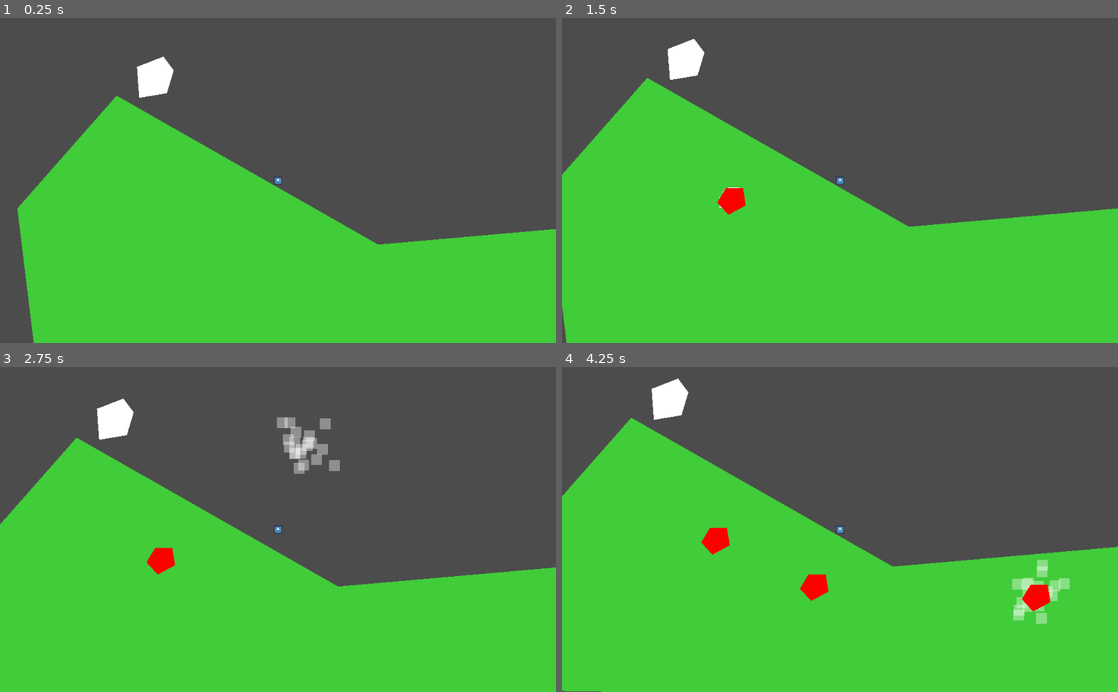
Above: before the commit, frames 1-4 (two rows, left to right).
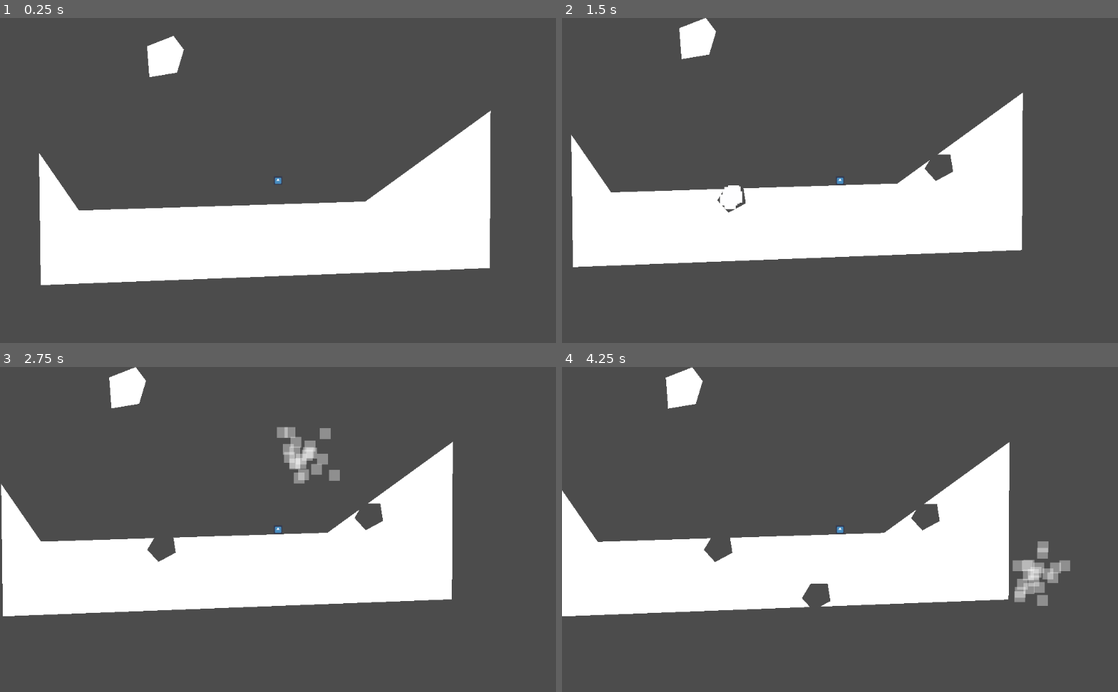
Above: after the commit, the same moments.

Repository: pstupka/WGJ-193
Game: Godot game, scene res://source/levels/TestLevel.tscn
The game is run twice, just before and just after one commit, with the same random seed, the same clock (stepped at 60 frames per second) and the same inputs. The engine's default icon, where the game draws it, is replaced by a stand-in: a white triangle on a blue panel in a dark square.
Inputs (mouse positions are in pixels of both pictures, inside the frame that each line leads up to):
- Up to frame 1 (0.25 s): no input
- Up to frame 2 (1.5 s): move the mouse to (962, 164) at 0.52 s; hold D (move_right) 0.53-1.28 s; click (962, 164) at 0.67 s; move the mouse to (728, 196) at 1.27 s; hold A (move_left) from 1.28 s (still down); click (728, 196) at 1.42 s
- Up to frame 3 (2.75 s): move the mouse to (333, 458) at 2.02 s; release A (move_left) at 2.03 s; hold D (move_right) from 2.03 s (still down); click (333, 458) at 2.17 s
- Up to frame 4 (4.25 s): move the mouse to (812, 594) at 2.77 s; click (812, 594) at 2.92 s; move the mouse to (1006, 578) at 3.52 s; release D (move_right) at 3.53 s; hold A (move_left) from 3.53 s (still down); click (1006, 578) at 3.67 s

The runs differ from the first frame. In frame 1, 53% of the frame differs, in the area x 3-100%, y 5-100%; in frame 2, 60%; in frame 3, 59%; in frame 4, 61%, in the area x 0-100%, y 0-100%.

Commit message:
Partial implementation of clippable tiles

Diff:
--- a/project.godot
+++ b/project.godot
@@ -8,9 +8,14 @@
 
 config_version=4
 
-_global_script_classes=[  ]
+_global_script_classes=[ {
+"base": "StaticBody2D",
+"class": "ClipableStaticBody",
+"language": "GDScript",
+"path": "res://source/environment/ClipableStaticBody.gd"
+} ]
 _global_script_class_icons={
-
+"ClipableStaticBody": ""
 }
 
 [application]
--- /dev/null
+++ b/source/environment/ClipableStaticBody.gd
@@ -0,0 +1,35 @@
+extends StaticBody2D
+class_name ClipableStaticBody
+
+var polygon : Polygon2D setget set_polygon
+var collision_polygon : CollisionPolygon2D
+
+
+func _init(_polygon : Polygon2D):
+	self.polygon = _polygon
+	add_to_group("Clipable")
+
+func _ready():
+	add_child(polygon)
+	add_child(collision_polygon)
+
+
+func set_polygon(new_polygon : Polygon2D):
+	if new_polygon == null:
+		return
+	polygon = new_polygon
+	if collision_polygon == null:
+		collision_polygon = CollisionPolygon2D.new()
+	collision_polygon.set_polygon(polygon.polygon)
+
+
+func clip_static_body(polygon_to_clip : PoolVector2Array) -> Array:
+	var clipped_array = Geometry.clip_polygons_2d(polygon.polygon, polygon_to_clip)
+	if clipped_array.size() > 1:
+#		clipped_array.remove(1)
+		print(clipped_array.size())
+	#TODO THIS
+
+	polygon.set_polygon(clipped_array[0])
+	collision_polygon.set_polygon(clipped_array[0])
+	return clipped_array
--- a/source/environment/TestGround.gd
+++ b/source/environment/TestGround.gd
@@ -1,5 +1,4 @@
 extends StaticBody2D
-
 
 onready var _polygon = $Polygon
 onready var _collision_polygon = $CollisionPolygon
--- a/source/levels/TestLevel.gd
+++ b/source/levels/TestLevel.gd
@@ -2,14 +2,15 @@
 
 
 var explosion : PackedScene = preload("res://source/environment/Explosion.tscn")
-onready var test_ground = $TestGround
-var test_area : StaticBody2D
 
-
+#onready var test_ground = $TestGround
 
 # Called when the node enters the scene tree for the first time.
 func _ready():
-	pass
+	var init_poly = Polygon2D.new()
+	init_poly.set_polygon($initPolygon.polygon)
+	var clipable_body = ClipableStaticBody.new(init_poly)
+	add_child(clipable_body)
 
 
 func _input(event):
@@ -22,4 +23,9 @@
 			for node in explosion_instance.explosion_polygon.polygon:
 				node_array.append(node + get_global_mouse_position())
 			for clippable in get_tree().get_nodes_in_group("Clipable"):
-				clippable.clip_static_body(node_array)
+				var leftovers : Array = clippable.clip_static_body(node_array)
+				for area in leftovers:
+					var polygon = Polygon2D.new()
+					polygon.set_polygon(area)
+					var body = ClipableStaticBody.new(polygon)
+					add_child(body)
--- a/source/levels/TestLevel.tscn
+++ b/source/levels/TestLevel.tscn
@@ -1,8 +1,7 @@
-[gd_scene load_steps=4 format=2]
+[gd_scene load_steps=3 format=2]
 
 [ext_resource path="res://source/levels/TestLevel.gd" type="Script" id=1]
 [ext_resource path="res://source/actors/Player.tscn" type="PackedScene" id=2]
-[ext_resource path="res://source/environment/TestGround.tscn" type="PackedScene" id=3]
 
 [node name="TestLevel" type="Node2D"]
 script = ExtResource( 1 )
@@ -10,7 +9,9 @@
 [node name="Player" parent="." instance=ExtResource( 2 )]
 position = Vector2( 213.212, 217.295 )
 
-[node name="TestGround" parent="." instance=ExtResource( 3 )]
-
 [node name="ExplosionPolygon" type="Polygon2D" parent="."]
 polygon = PoolVector2Array( -27.9635, -23.9164, 20.7718, -42.9868, 39.8422, -17.5597, 27.1286, 24.8189, -23.7256, 33.2946 )
+
+[node name="initPolygon" type="Polygon2D" parent="."]
+visible = false
+polygon = PoolVector2Array( -226.823, 172.919, -153.406, 279.299, 373.998, 262.818, 604.738, 95.0073, 603.239, 385.679, -223.826, 417.143 )
